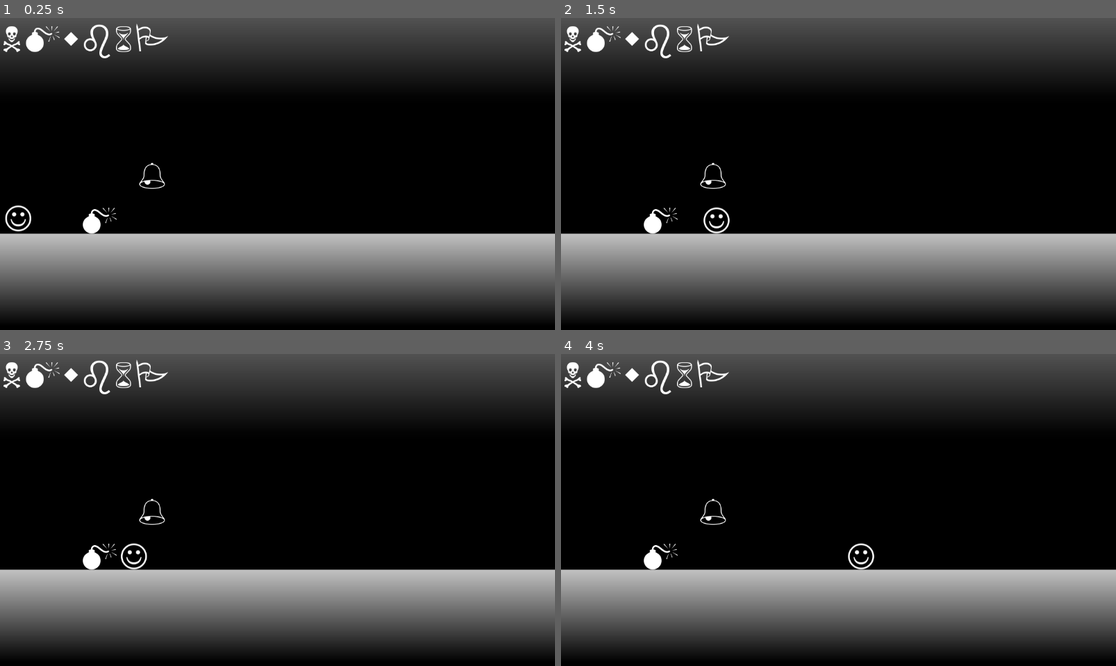
Above: before the commit, frames 1-4 (two rows, left to right).
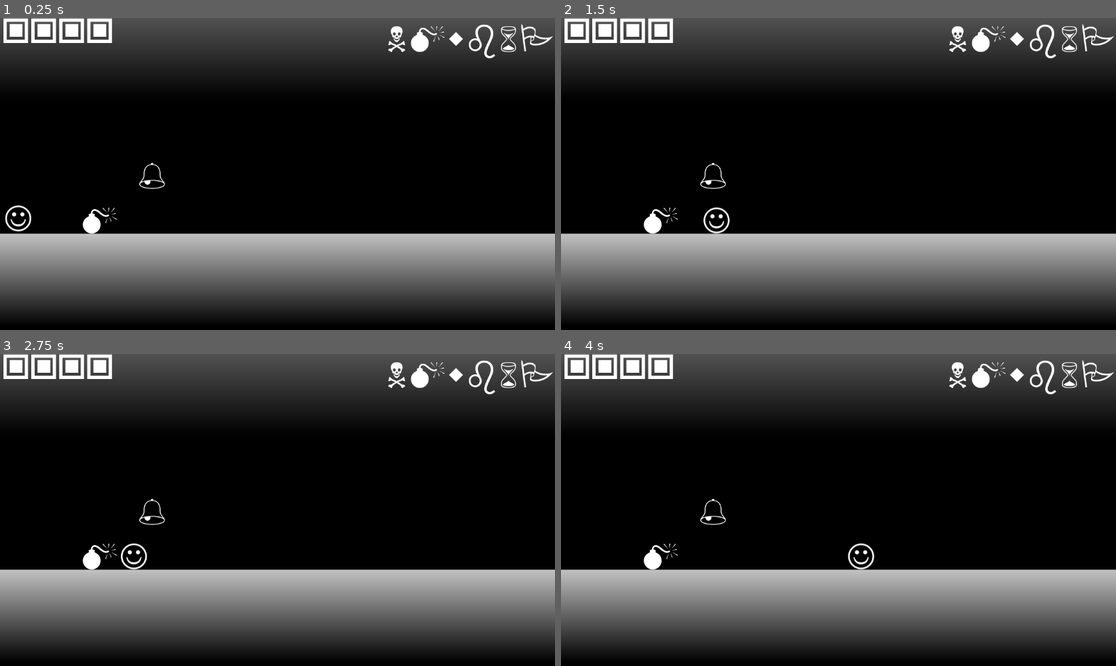
Above: after the commit, the same moments.

Repository: HyperGameDev/wingdingsgame
Game: Godot game, scene res://m.tscn
Same seed, same stepped clock (60 frames per second), same inputs: the game is played once before the commit and once after it.
Inputs:
- Up to frame 1 (0.25 s): no input
- Up to frame 2 (1.5 s): tap Enter (ui_accept) at 0.5, 0.77 s; hold D (Right) from 0.53 s (still down)
- Up to frame 3 (2.75 s): tap Enter (ui_accept) at 1.52 s; release D (Right) at 2.03 s; hold A (Left) from 2.03 s (still down)
- Up to frame 4 (4 s): release A (Left) at 2.78 s; hold D (Right) from 2.78 s (still down); tap Enter (ui_accept) at 3.02, 3.77 s

The runs differ from the first frame. In frame 1, 2.4% of the frame differs, in the area x 0-100%, y 0-13%; in frame 2, 2.4%; in frame 3, 2.4%; in frame 4, 2.4%.

Commit message:
wip getting levels setup

Diff:
--- /dev/null
+++ b/globals.gd
@@ -0,0 +1,9 @@
+extends Node
+
+var level: int = 0
+
+func _ready() -> void:
+	SignalBus.update_level.connect(_on_update_level)
+
+func _on_update_level() -> void:
+	level += 1
--- /dev/null
+++ b/level_pip.gd
@@ -0,0 +1,17 @@
+extends Label
+
+@export var my_level: int = -1
+
+@onready var label_level: Label = $"."
+
+@onready var label_highlight: Label = $Label_Highlight
+
+func _ready() -> void:
+	SignalBus.update_level.connect(_on_update_level)
+
+func _on_update_level() -> void:
+	if Globals.level -- my_level:
+		print("Level: ",my_level)
+		label_highlight.visible = true
+	else:
+		label_highlight.visible = false
--- /dev/null
+++ b/level_pip.tscn
@@ -0,0 +1,18 @@
+[gd_scene load_steps=2 format=3 uid="uid://drm8bs6g116s8"]
+
+[ext_resource type="Script" uid="uid://cgrqgdk0ocosg" path="res://level_pip.gd" id="1_udg6u"]
+
+[node name="Label_Level" type="Label"]
+theme_override_font_sizes/font_size = 46
+text = "n"
+script = ExtResource("1_udg6u")
+
+[node name="Label_Highlight" type="Label" parent="."]
+visible = false
+layout_mode = 1
+offset_left = -15.0
+offset_top = -12.0
+offset_right = 48.0
+offset_bottom = 67.0
+theme_override_font_sizes/font_size = 71
+text = "o"
--- a/m.tscn
+++ b/m.tscn
@@ -1,6 +1,8 @@
-[gd_scene load_steps=12 format=3 uid="uid://c4ayh2oj5acgt"]
+[gd_scene load_steps=14 format=3 uid="uid://c4ayh2oj5acgt"]
 
 [ext_resource type="Script" uid="uid://cfjcmju6pu64e" path="res://player.gd" id="1_4to46"]
+[ext_resource type="Script" uid="uid://b6bbob6b4lwyq" path="res://main_scene.gd" id="1_nkbvh"]
+[ext_resource type="PackedScene" uid="uid://drm8bs6g116s8" path="res://level_pip.tscn" id="1_s3bci"]
 [ext_resource type="Theme" uid="uid://cl6bndf7m7eks" path="res://icons.tres" id="2_26gr6"]
 [ext_resource type="Script" uid="uid://bphx4ejp8gn4s" path="res://bomb.gd" id="3_torwd"]
 
@@ -30,6 +32,7 @@
 radius = 21.89
 
 [node name="Main_Scene" type="Node2D"]
+script = ExtResource("1_nkbvh")
 
 [node name="Sky" type="TextureRect" parent="."]
 offset_left = 1172.0
@@ -62,12 +65,34 @@
 text = "%"
 
 [node name="Label3" type="Label" parent="."]
-offset_left = 1.0
+offset_left = 800.0
 offset_top = 5.0
-offset_right = 355.0
+offset_right = 1154.0
 offset_bottom = 84.0
 theme_override_font_sizes/font_size = 71
 text = "NMwb6P"
+
+[node name="Hbox_Level" type="HBoxContainer" parent="."]
+offset_left = 16.0
+offset_right = 224.0
+offset_bottom = 52.0
+theme_override_constants/separation = 24
+
+[node name="Label_Level" parent="Hbox_Level" instance=ExtResource("1_s3bci")]
+layout_mode = 2
+my_level = 1
+
+[node name="Label_Level2" parent="Hbox_Level" instance=ExtResource("1_s3bci")]
+layout_mode = 2
+my_level = 2
+
+[node name="Label_Level3" parent="Hbox_Level" instance=ExtResource("1_s3bci")]
+layout_mode = 2
+my_level = 3
+
+[node name="Label_Level4" parent="Hbox_Level" instance=ExtResource("1_s3bci")]
+layout_mode = 2
+my_level = 4
 
 [node name="Player" type="CharacterBody2D" parent="."]
 position = Vector2(0, 384)
--- /dev/null
+++ b/main_scene.gd
@@ -0,0 +1,4 @@
+extends Node2D
+
+func _ready() -> void:
+	SignalBus.update_level.emit()
--- a/project.godot
+++ b/project.godot
@@ -18,6 +18,7 @@
 [autoload]
 
 SignalBus="*res://signal_bus.gd"
+Globals="*res://globals.gd"
 
 [gui]
 
--- a/signal_bus.gd
+++ b/signal_bus.gd
@@ -1,4 +1,7 @@
 
 extends Node
 
+@warning_ignore("unused_signal")
+
 signal enemy_touched
+signal update_level
Not shown, added: globals.gd.uid
Not shown, added: level_pip.gd.uid
Not shown, added: main_scene.gd.uid
